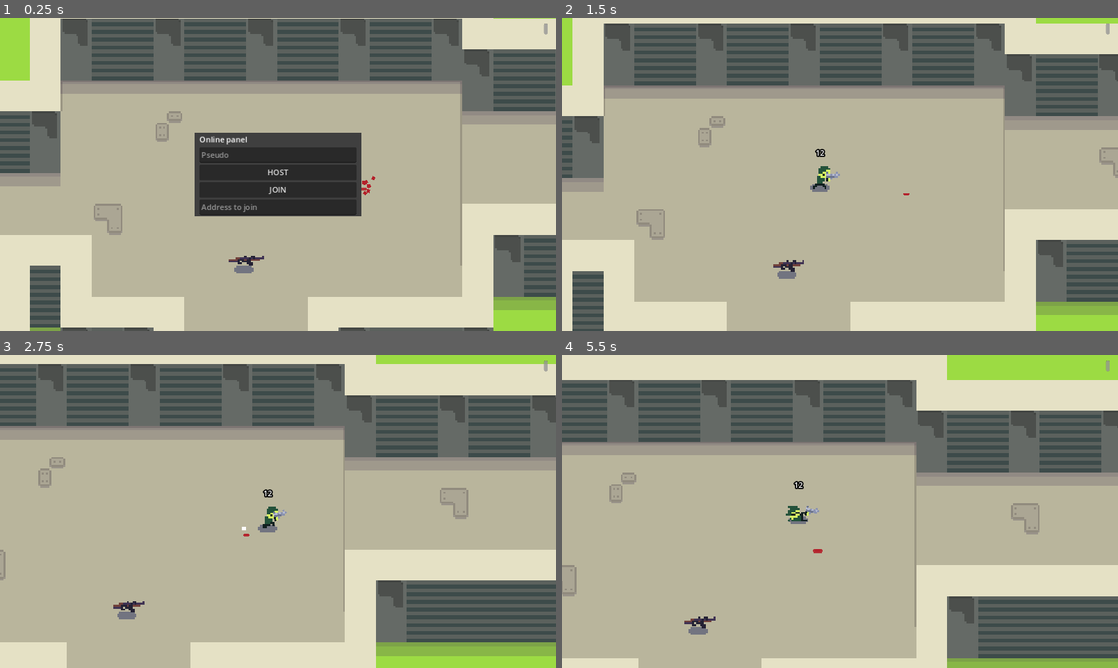
Above: before the commit, frames 1-4 (two rows, left to right).
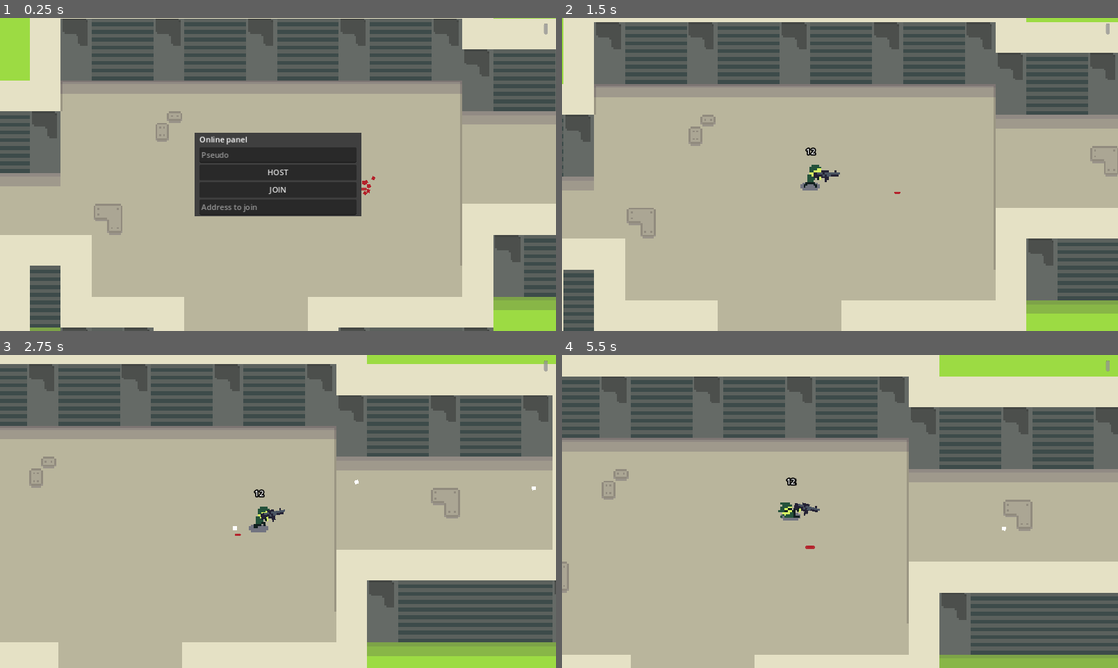
Above: after the commit, the same moments.

Repository: jogoCode/Shoot8bit
Game: Godot game, scene res://Scenes/World.tscn
Same seed, same stepped clock (60 frames per second), same inputs: the game is played once before the commit and once after it. Sound files missing from this copy of the repository are replaced by a short silence.
Inputs (mouse positions are in pixels of both pictures, inside the frame that each line leads up to):
- Up to frame 1 (0.25 s): no input
- Up to frame 2 (1.5 s): click (840, 155) at 0.52 s; type "12" at 0.6 s; click (840, 205) at 0.75 s; type "12" at 0.83 s; click "HOST" at 1.25 s
- Up to frame 3 (2.75 s): tap Enter (ui_accept) at 2, 2.27 s; move the mouse to (400, 495) at 2.02 s; press the mouse at (400, 495) at 2.03 s; hold Right (ui_right) from 2.03 s (still down); tap E (interact) at 2.1 s
- Up to frame 4 (5.5 s): move the mouse to (728, 527) at 2.77 s; release Right (ui_right) at 2.78 s; release the mouse at (728, 527) at 2.78 s; hold Down (ui_down) 2.78-3.53 s; click (728, 527) at 2.85 s; tap Enter (ui_accept) at 3.02, 4.52, 5.27 s; tap Shift (slide) at 3.05, 3.6, 5.3 s; move the mouse to (895, 442) at 3.52 s; hold Right (ui_right) 3.53-4.28 s; tap E (interact) at 3.8, 4.35 s; move the mouse to (812, 574) at 4.27 s; hold Up (ui_up) 4.28-5.03 s; click (812, 574) at 4.55 s; move the mouse to (1006, 558) at 5.02 s; press the mouse at (1006, 558) at 5.03 s; hold Left (ui_left) from 5.03 s (still down)

The runs differ from the first frame. In frame 1, 0.2% of the frame differs, in the area x 41-48%, y 76-82%; in frame 2, 14%; in frame 3, 6.9%; in frame 4, 24%, in the area x 0-100%, y 0-100%.
Error in both runs: Assertion failed: UPNP Discover Failed ! Error 24 (res://Common/Online/online_panel.gd:65)

Commit message:
Fix some shitys

Diff:
--- a/Entities/Actor/Player/CharacterPlayer2D.gd
+++ b/Entities/Actor/Player/CharacterPlayer2D.gd
@@ -52,6 +52,10 @@
 	get_node("HandOrigin").show();
 
 @rpc("call_local")
+func set_is_interact(value:bool):
+	_isInteract = value;
+
+@rpc("call_local")
 func rpc_death():
 	$Hurtbox/CollisionShape2D.disabled = true;
 	_playerAnimation.change_animation("Die");
@@ -62,9 +66,8 @@
 	await  get_tree().create_timer(0.1).timeout;
 	if(!_weaponSystem._weaponData._name.contains("gun")):
 		get_tree().current_scene.add_child(pickup);
-	pickup.show();
+	_weaponSystem._weaponData = load("res://Ressources/Weapons/w_gun.tres");
 	await  get_tree().create_timer(2).timeout;
-	_weaponSystem._weaponData = load("res://Ressources/Weapons/w_gun.tres");
 	_respawn()
 
 
--- a/Entities/Actor/Player/player.tscn
+++ b/Entities/Actor/Player/player.tscn
@@ -11,7 +11,7 @@
 [ext_resource type="Script" path="res://Entities/Actor/Player/player_movement.gd" id="9_vi2el"]
 [ext_resource type="Script" path="res://Entities/Actor/Player/player_animation_manager.gd" id="10_oebc3"]
 [ext_resource type="Script" path="res://Common/JaugeSystem/HealthSystem.gd" id="11_03t0c"]
-[ext_resource type="Resource" uid="uid://cqinmishtua2r" path="res://Ressources/Weapons/w_gun.tres" id="12_1bu65"]
+[ext_resource type="Resource" uid="uid://bg82gnosnlkdy" path="res://Ressources/Weapons/w_m16.tres" id="12_8m42v"]
 [ext_resource type="Script" path="res://Entities/Actor/input_manager.gd" id="12_qdnrv"]
 [ext_resource type="Script" path="res://Entities/Actor/WeaponSystem/weapon_system.gd" id="13_ewsfv"]
 [ext_resource type="PackedScene" uid="uid://bsxy6haadrbwd" path="res://Entities/Projectile/projectile.tscn" id="15_6sy8a"]
@@ -178,6 +178,9 @@
 properties/10/path = NodePath("HealthSystem:_actualValue")
 properties/10/spawn = true
 properties/10/replication_mode = 1
+properties/11/path = NodePath("HandOrigin/WeaponSprite:frame")
+properties/11/spawn = true
+properties/11/replication_mode = 1
 
 [node name="Player" type="CharacterBody2D" node_paths=PackedStringArray("_weaponSystem", "_playerMovement")]
 y_sort_enabled = true
@@ -240,7 +243,7 @@
 
 [node name="WeaponSystem" type="Node" parent="." node_paths=PackedStringArray("_weaponVisual", "_spawnOrigin")]
 script = ExtResource("13_ewsfv")
-_weaponData = ExtResource("12_1bu65")
+_weaponData = ExtResource("12_8m42v")
 _bullet = ExtResource("15_6sy8a")
 _weaponVisual = NodePath("../HandOrigin/WeaponSprite")
 _spawnOrigin = NodePath("../HandOrigin/BulletOrigin")
--- a/Entities/Actor/Player/player_animation_manager.gd
+++ b/Entities/Actor/Player/player_animation_manager.gd
@@ -33,6 +33,10 @@
 		change_animation("Idle");
 
 func slide_animation():
+	if(_character._lastVel.x <0):
+		_animatedSprite.flip_h = true;
+	if(_character._lastVel.x >0):
+		_animatedSprite.flip_h = true;
 	change_animation("Slide");
 
 #endregion
--- a/Entities/Actor/Player/player_movement.gd
+++ b/Entities/Actor/Player/player_movement.gd
@@ -19,8 +19,9 @@
 	if(_owner._status != Character2D.CharacterStatus.ACTIVE): return;
 	if _direction:
 		_owner._lastVel = _direction;
-		_velocity.x = lerp(_velocity.x,_direction.x * SPEED,ACCEL*delta);
-		_velocity.y = lerp(_velocity.y,_direction.y * SPEED,ACCEL*delta);
+		var direction = _direction*SPEED;
+		_velocity.x = lerp(_velocity.x,direction.x,ACCEL*delta);
+		_velocity.y = lerp(_velocity.y,direction.y,ACCEL*delta);
 		OnMovement.emit(true);
 	else:
 		_velocity.x = move_toward(_velocity.x, 0, SPEED*4*delta)
--- a/Entities/Actor/WeaponSystem/weapon_system.gd
+++ b/Entities/Actor/WeaponSystem/weapon_system.gd
@@ -107,7 +107,12 @@
 		if bulletInst :
 			_ammo -=1;
 			ammo_changed.emit();
-			bulletInst._dir = bulletDir+Vector2(randf_range(-_weaponData._recoil,_weaponData._recoil),randf_range(-_weaponData._recoil,_weaponData._recoil));
+			var randDir = 0
+			if _owner.velocity.length()>0:
+				randDir = randf_range(-_weaponData._recoil,_weaponData._recoil);
+			if _owner.velocity.length()<=0:
+				randDir = randf_range(-_weaponData._recoil/2,_weaponData._recoil/2);
+			bulletInst._dir = bulletDir+Vector2(randDir,randDir);
 			bulletInst._owner = _owner;
 			_shootTimer.start();
 			_canShoot = false;
--- a/Entities/Actor/input_manager.gd
+++ b/Entities/Actor/input_manager.gd
@@ -29,7 +29,9 @@
 		_character._weaponSystem.reload_start_timer();
 	if Input.is_action_just_pressed("slide"):
 		_character.slide();
-	_character._isInteract = Input.is_action_just_pressed("interact");
+
+	_character.set_is_interact.rpc(Input.is_action_just_pressed("interact"));
+
 
 	#_character.boost(Input.is_action_pressed("boost"));
 
--- /dev/null
+++ b/Entities/Pickups/distributor.gd
@@ -0,0 +1,11 @@
+extends Node2D
+
+
+# Called when the node enters the scene tree for the first time.
+func _ready() -> void:
+	pass # Replace with function body.
+
+
+# Called every frame. 'delta' is the elapsed time since the previous frame.
+func _process(delta: float) -> void:
+	pass
--- /dev/null
+++ b/Entities/Pickups/distributor.tscn
@@ -0,0 +1,6 @@
+[gd_scene load_steps=2 format=3 uid="uid://g3cwddc1a308"]
+
+[ext_resource type="Script" path="res://Entities/Pickups/distributor.gd" id="1_115nq"]
+
+[node name="Distributor" type="Node2D"]
+script = ExtResource("1_115nq")
--- a/Entities/Pickups/pickup.gd
+++ b/Entities/Pickups/pickup.gd
@@ -4,6 +4,7 @@
 @export var _weaponData:RWeapon;
 @onready var _sprite:Sprite2D = $Sprite2D;
 @onready var _area2d:Area2D = $Area2D;
+var _isPicked:bool;
 
 func _ready() -> void:
 	_area2d.area_entered.connect(_area_entered);
@@ -19,26 +20,44 @@
 
 # Called every frame. 'delta' is the elapsed time since the previous frame.
 func _process(delta: float) -> void:
-	if(_area2d.get_overlapping_areas().is_empty()):
+	if(!_area2d.get_overlapping_areas().is_empty()):
 		for area in _area2d.get_overlapping_areas():
-			rpc_area_entered.rpc(area);
+			if !_isPicked:
+				overlap_area_entered(area);
 
-@rpc("call_local")
-func rpc_area_entered(area:Area2D):
+
+func overlap_area_entered(area:Area2D):
 	var other = area.get_parent();
 	if(other is CharacterPlayer2D and other.visible == true):
 		if !other._isInteract : return;
 		if other._status == Character2D.CharacterStatus.NOT_ACTIVE: return;
-		var weaponSys:WeaponSystem = other.get_node("WeaponSystem");
-		var pickup:Pickup = load("res://Entities/Pickups/pickup.tscn").instantiate();
-		pickup._weaponData = other._weaponSystem._weaponData;
-		pickup.global_position = global_position;
-		if(!other._weaponSystem._weaponData._name.contains("gun")):
-			get_tree().current_scene.add_child(pickup);
-		await get_tree().create_timer(0.1).timeout;
-		weaponSys.change_weapon(_weaponData);
-		queue_free();
+		_isPicked = true;
+		pickup(other);
+		#rpc_spawn_pickup.rpc(other);
+
+func pickup(other:CharacterPlayer2D):
+	var weaponSys:WeaponSystem = other.get_node("WeaponSystem");
+	var pickup:Pickup = load("res://Entities/Pickups/pickup.tscn").instantiate();
+	pickup._weaponData = other._weaponSystem._weaponData;
+	pickup.global_position = global_position;
+	if(!other._weaponSystem._weaponData._name.contains("gun")):
+		get_tree().current_scene.add_child(pickup);
+	await get_tree().create_timer(0.1).timeout;
+	weaponSys.change_weapon(_weaponData);
+	self.queue_free();
+
+#@rpc("call_local")
+#func rpc_spawn_pickup(other:CharacterPlayer2D):
+	#var weaponSys:WeaponSystem = other.get_node("WeaponSystem");
+	#var pickup:Pickup = load("res://Entities/Pickups/pickup.tscn").instantiate();
+	#pickup._weaponData = other._weaponSystem._weaponData;
+	#pickup.global_position = global_position;
+	#if(!other._weaponSystem._weaponData._name.contains("gun")):
+		#get_tree().current_scene.add_child(pickup);
+	#await get_tree().create_timer(0.1).timeout;
+	#weaponSys.change_weapon(_weaponData);
+	#queue_free();
 
 
 func _area_entered(area:Area2D):
-	rpc_area_entered.rpc(area);
+	pass;
--- a/Ressources/Weapons/w_ak.tres
+++ b/Ressources/Weapons/w_ak.tres
@@ -7,7 +7,7 @@
 [resource]
 script = ExtResource("3_bswke")
 _name = "AK-47"
-_cadence = 0.15
+_cadence = 0.18
 _reloadTime = 2.0
 _camShakeAmount = 0.0
 _recoil = 0.65
--- a/Ressources/Weapons/w_m16.tres
+++ b/Ressources/Weapons/w_m16.tres
@@ -7,7 +7,7 @@
 [resource]
 script = ExtResource("3_6ygi6")
 _name = "M-16"
-_cadence = 0.4
+_cadence = 0.25
 _reloadTime = 2.0
 _camShakeAmount = 0.0
 _recoil = 0.5
--- a/Scenes/World.tscn
+++ b/Scenes/World.tscn
@@ -1,13 +1,10 @@
-[gd_scene load_steps=11 format=4 uid="uid://cvxiqdf7hqg4w"]
+[gd_scene load_steps=8 format=4 uid="uid://cvxiqdf7hqg4w"]
 
 [ext_resource type="Texture2D" uid="uid://vaatxl5orgsm" path="res://Assets/Sprites/Asset_Shoot8Bit_01.png" id="2_6htuo"]
 [ext_resource type="PackedScene" uid="uid://c7albe65iewue" path="res://Entities/FX/dust_fx.tscn" id="2_pws56"]
 [ext_resource type="PackedScene" uid="uid://cki527vb8s047" path="res://Common/Camera/camera_2d.tscn" id="3_bmt6e"]
 [ext_resource type="PackedScene" uid="uid://3lvufu1gcvh2" path="res://Common/Online/online.tscn" id="4_ye7es"]
 [ext_resource type="PackedScene" uid="uid://dut3xr8wixv6e" path="res://Entities/FX/blood_particle.tscn" id="5_yi0b7"]
-[ext_resource type="PackedScene" uid="uid://barx6g6og4upw" path="res://Entities/Pickups/pickup.tscn" id="6_88g81"]
-[ext_resource type="Resource" uid="uid://bg82gnosnlkdy" path="res://Ressources/Weapons/w_m16.tres" id="7_o7ucj"]
-[ext_resource type="Resource" uid="uid://cguq7xd8s4urj" path="res://Ressources/Weapons/w_ak.tres" id="7_oc704"]
 
 [sub_resource type="TileSetAtlasSource" id="TileSetAtlasSource_8tqth"]
 texture = ExtResource("2_6htuo")
@@ -121,28 +118,12 @@
 [node name="Online" parent="." instance=ExtResource("4_ye7es")]
 
 [node name="MultiplayerSpawner" type="MultiplayerSpawner" parent="."]
-_spawnable_scenes = PackedStringArray("res://Entities/Actor/Player/player.tscn", "res://Entities/Pickups/pickup.tscn")
+_spawnable_scenes = PackedStringArray("res://Entities/Actor/Player/player.tscn")
 spawn_path = NodePath("..")
 spawn_limit = 1
 
 [node name="BloodParticle" parent="." instance=ExtResource("5_yi0b7")]
 position = Vector2(45, 8)
-
-[node name="Pickup" parent="." instance=ExtResource("6_88g81")]
-position = Vector2(-17, 45)
-_weaponData = ExtResource("7_oc704")
-
-[node name="Pickup2" parent="." instance=ExtResource("6_88g81")]
-position = Vector2(-263, 101)
-_weaponData = ExtResource("7_o7ucj")
-
-[node name="Pickup3" parent="." instance=ExtResource("6_88g81")]
-position = Vector2(-78, 302)
-_weaponData = ExtResource("7_o7ucj")
-
-[node name="Pickup4" parent="." instance=ExtResource("6_88g81")]
-position = Vector2(-13, 224)
-_weaponData = ExtResource("7_oc704")
 
 [node name="TileMapLayer" type="TileMapLayer" parent="."]
 y_sort_enabled = true
